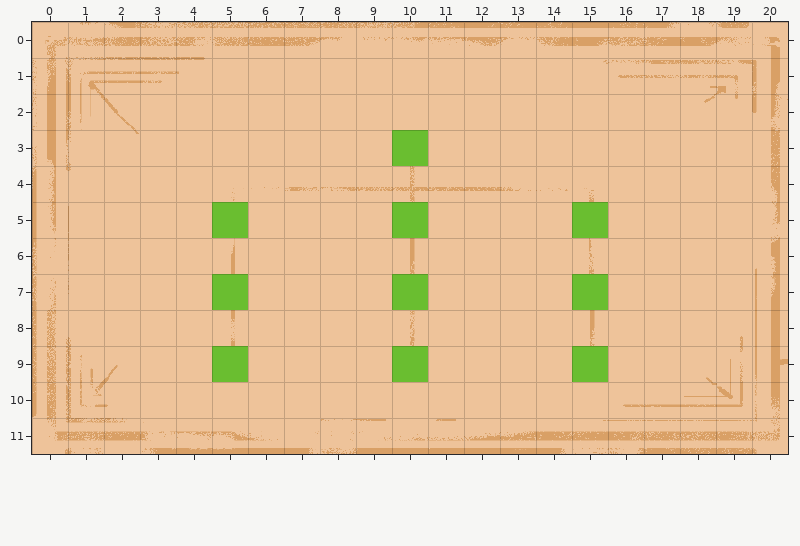
Tiled map, stored at D&D Wrath of Silumgar/Game/maps/skill_tree_map.tmx. That is the earlier state.
Cells are 40x40 px. Shown: x 0..20, y 0..11. The commit also replaced the tileset; all pictures use the new one. The old version is drawn lined up with the new one.
The same view after the edit:
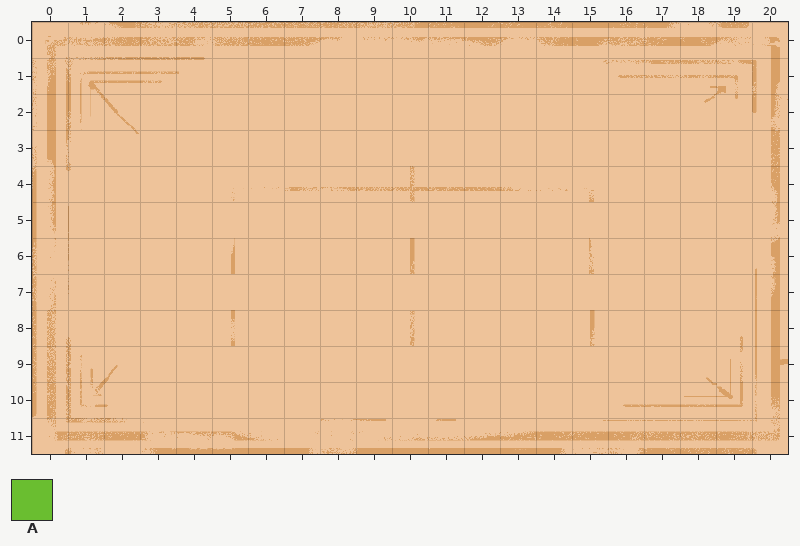
Key: from "Sprite-0001": A 0.
_ is an empty cell.
The edit:
map size 21x12 -> 28x15 cells
Layer "Tier 1" (now hidden):
y 3: x 10 A -> _
Layer "Tier 2" (now hidden):
y 5: x 5 A -> _; x 10 A -> _; x 15 A -> _
Layer "Tier 3" (now hidden):
y 7: x 5 A -> _; x 10 A -> _; x 15 A -> _
Layer "Tier 4" (now hidden):
y 9: x 5 A -> _; x 10 A -> _; x 15 A -> _
